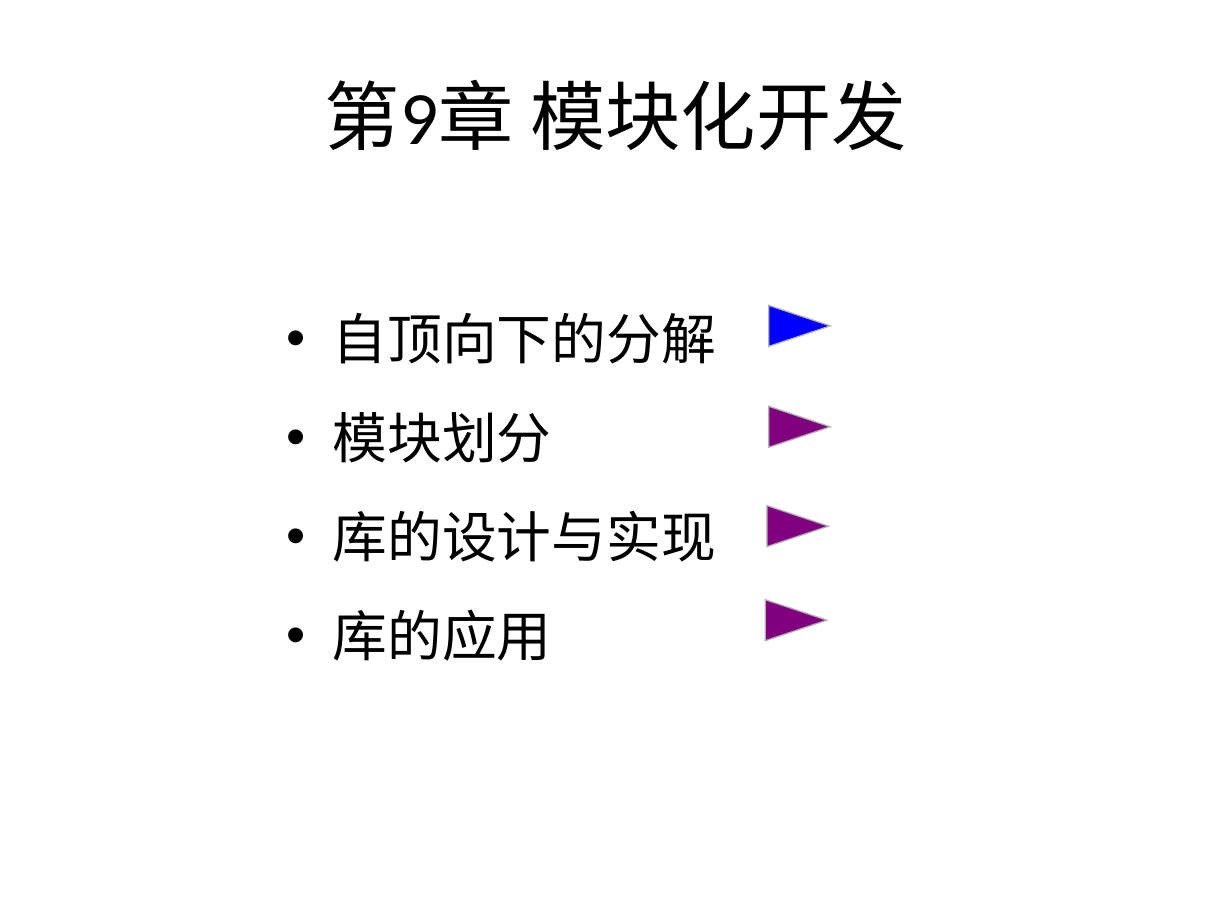
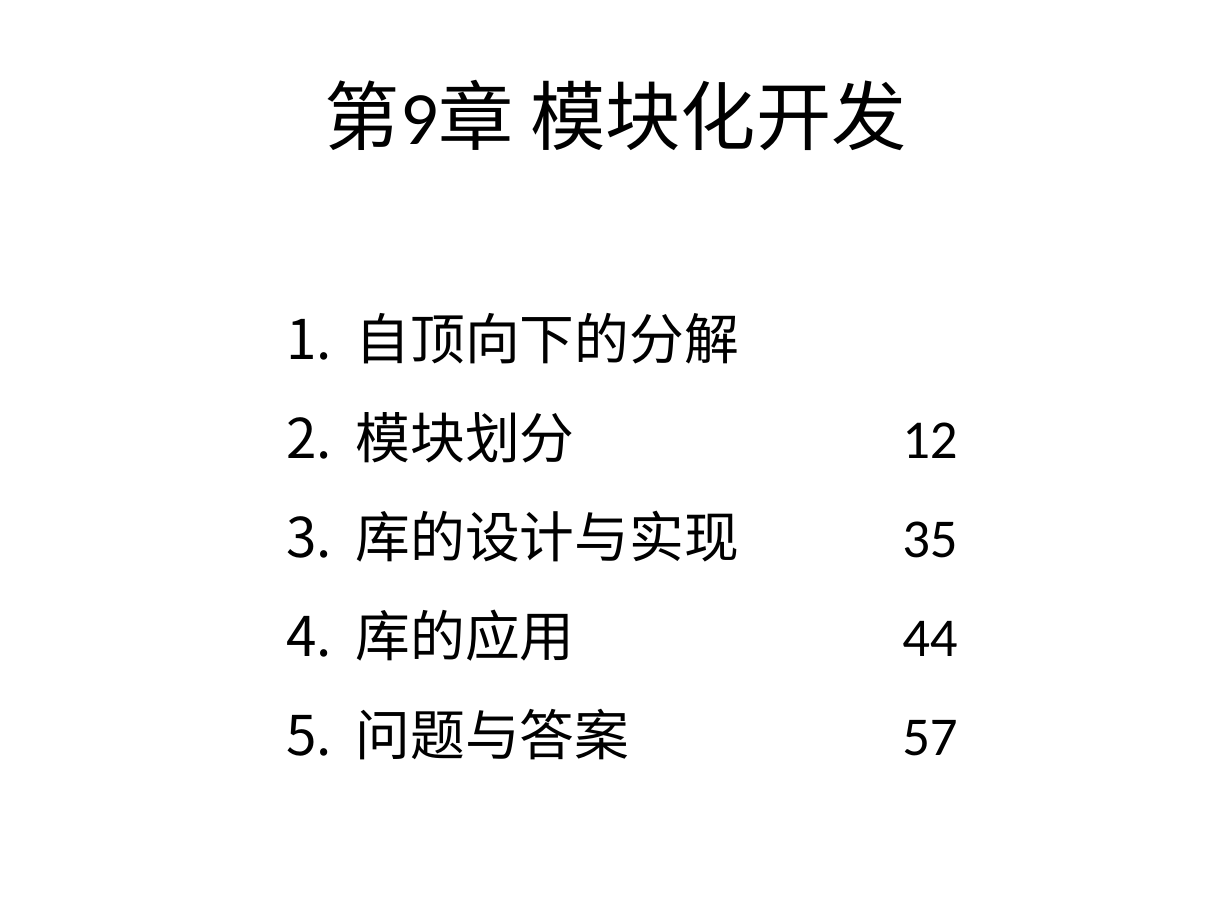
Before and after one commit to wwuhn/wwuhn.github.io, a slide deck: slide 1 of bookspcClassic/C++程序设计翁惠玉/9模块化开发.ppt. Drawn at 1232x924 pixels with LibreOffice and Linux fonts; fonts in the diff are those of the drawing. Boxes give left, top, right and bottom in pixels: in the first picture for what was removed or moved away, otherwise in the second. Text is boxed around its words. In the diff, an @@ line names an element or a change of style, - is before the commit and + after.

```diff
--- a/bookspcClassic/C++程序设计翁惠玉/9模块化开发.ppt
+++ b/bookspcClassic/C++程序设计翁惠玉/9模块化开发.ppt
@@ text at (356,313,739,364): bullet • to 1. @@
@@ triangle removed at (768,305,830,346) @@
@@ text at (356,412,957,760): text changed @@
-• 模块划分
-• 库的设计与实现
-• 库的应用
+2. 模块划分 12
+3. 库的设计与实现 35
+4. 库的应用 44
+5. 问题与答案 57
@@ triangle removed at (768,406,830,447) @@
@@ triangle removed at (767,506,829,546) @@
@@ triangle removed at (764,599,826,640) @@
```
Also in this commit, not shown: 2 other slides changed.
